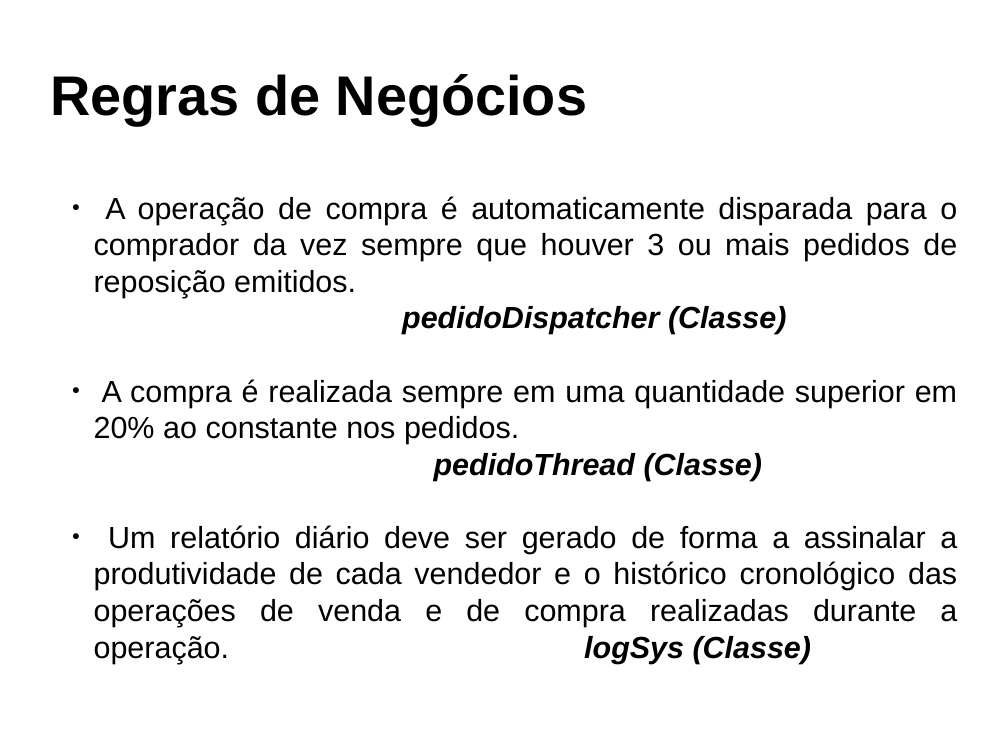
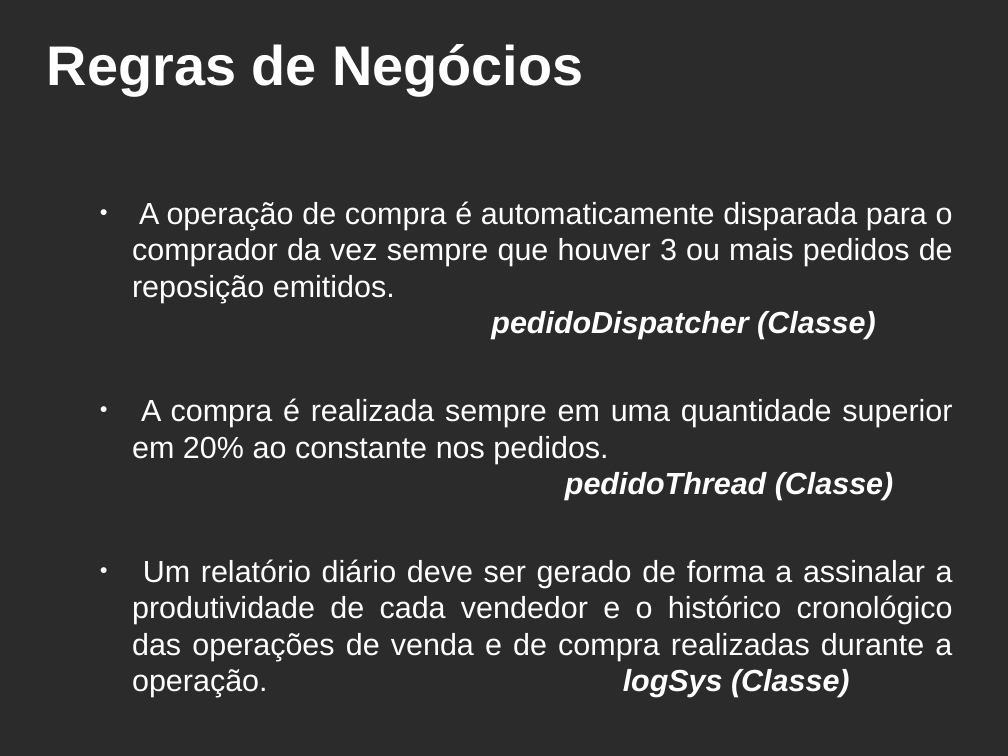
Before and after one commit to brunobuss/lojasim, a slide deck: slide 10 of docs/Apresentação_SO.odp. Drawn at 1008x756 pixels with LibreOffice and Linux fonts; fonts in the diff are those of the drawing; background and template pictures are left out; a plain dark background stands for a picture behind light text. Boxes give left, top, right and bottom in pixels: in the first picture for what was removed or moved away, otherwise in the second. Text is boxed around its words. In the diff, an @@ line names an element or a change of style, - is before the commit and + after.

```diff
--- a/docs/Apresentação_SO.odp
+++ b/docs/Apresentação_SO.odp
@@ background #FFFFFF to picture (left out) @@
@@ title "Regras de Negócios": place and size @@
-title "Regras de Negócios" at <box>50,74,587,125</box>
+title "Regras de Negócios" at <box>47,44,583,95</box>
@@ title "Regras de Negócios" at <box>47,44,583,95</box>: text colour #000000 to #FFFFFF @@
@@ text "A operação de compra é ...": place and size @@
-text "A operação de compra é ..." at <box>94,196,957,663</box>
+text "A operação de compra é ..." at <box>132,201,953,697</box>
@@ text "A operação de compra é ..." at <box>132,201,953,697</box>: text colour #000000 to #FFFFFF; more space between paragraphs; bullet colour #000000 to #FFFFFF; vertical alignment middle to top @@
```
Also in this commit, not shown: 13 other slides changed, 1 other file.
